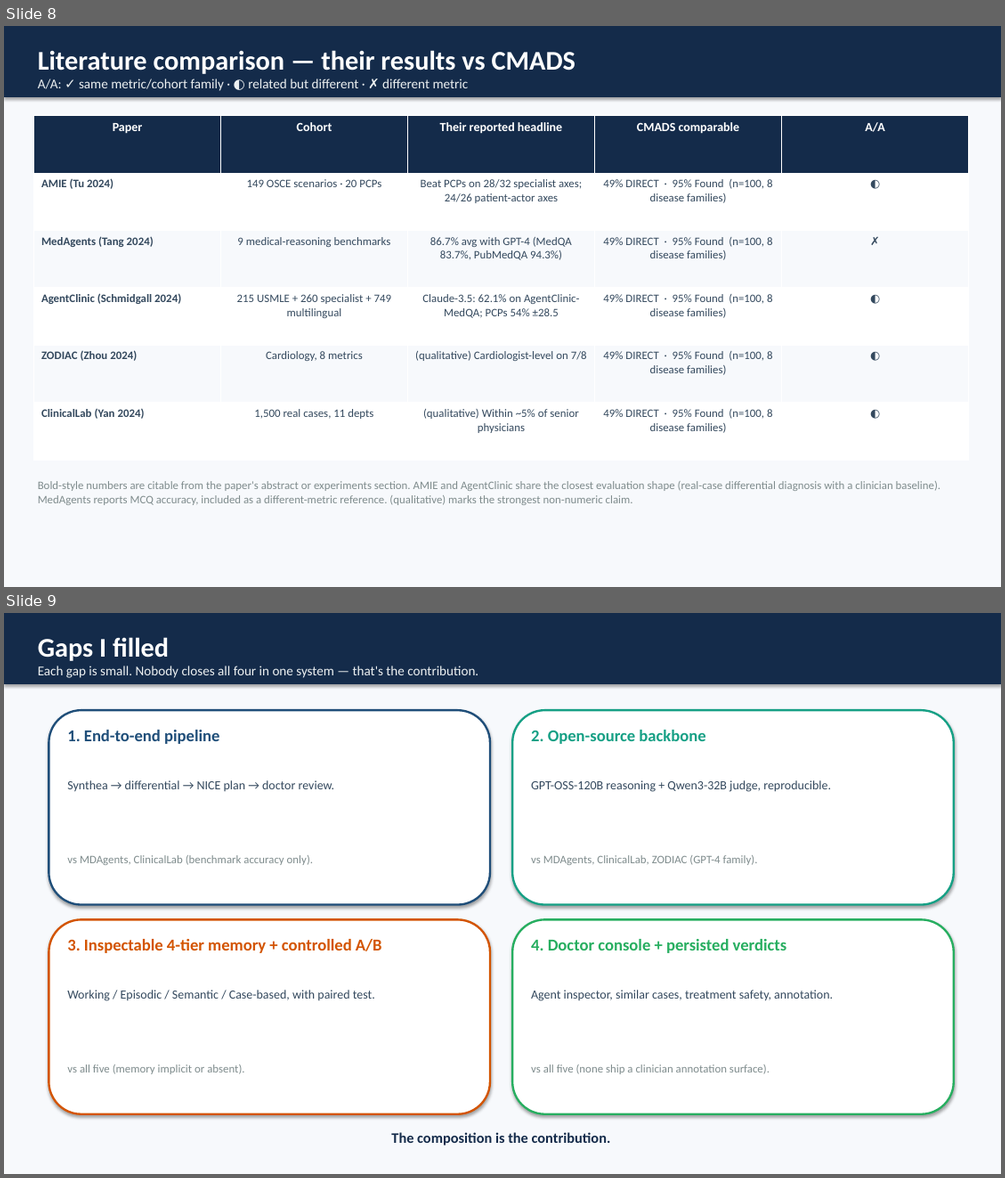
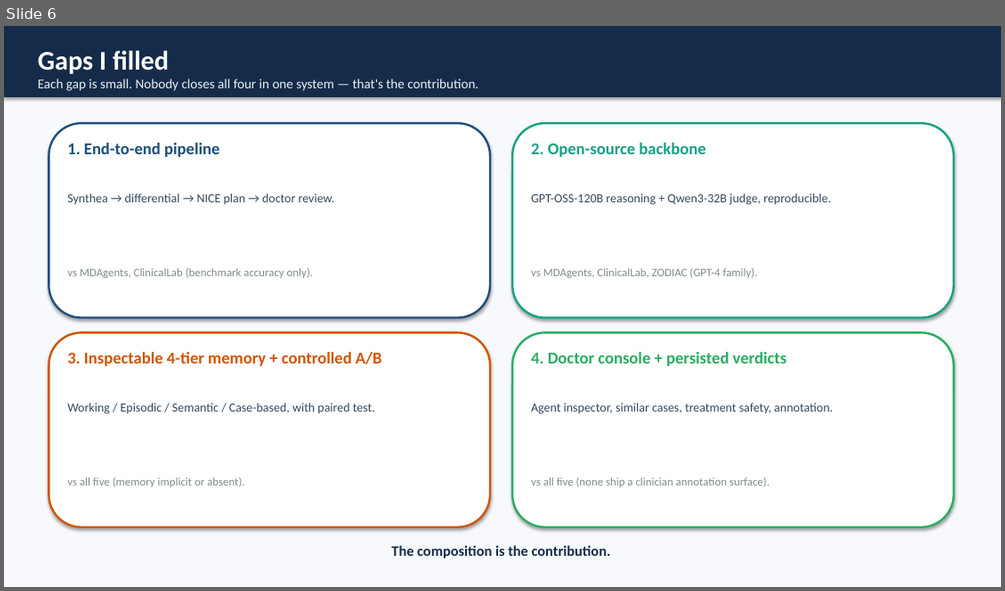
Before and after one commit to abdamin004/CMADS, a slide deck: docs/results_presentation/CMADS_Results_Presentation.pptx. Shown one above the other, each under a label of ours: slides 8 and 9 before the commit, slide 6 after it. The pictures are 1005x1178 and 1005x591 pixels, drawn with LibreOffice and Linux fonts; fonts in the diff are those of the drawing. Boxes give left, top, right and bottom in pixels: in the first picture for what was removed or moved away, otherwise in the second. Text is boxed around its words. In the diff, an @@ line names an element or a change of style, - is before the commit and + after.

```diff
--- a/docs/results_presentation/CMADS_Results_Presentation.pptx
+++ b/docs/results_presentation/CMADS_Results_Presentation.pptx
@@ slide 8 removed at <box>4,26,1001,587</box>, background #FFFFFF @@
@@ rectangle removed at <box>4,26,1001,587</box> @@
@@ rectangle removed at <box>4,26,1001,97</box> @@
@@ text removed at <box>38,50,575,91</box> @@
-Literature comparison — their results vs CMADS
-A/A: ✓ same metric/cohort family · ◐ related but different · ✗ different metric
@@ table removed at <box>34,116,969,459</box>, 6 rows, 5 columns @@
-Paper | Cohort | Their reported headline | CMADS comparable | A/A
-AMIE (Tu 2024) | 149 OSCE scenarios · 20 PCPs | Beat PCPs on 28/32 specialist axes; 24/26 patient-actor axes | 49% DIRECT · 95% Found (n=100, 8 disease families) | ◐
-MedAgents (Tang 2024) | 9 medical-reasoning benchmarks | 86.7% avg with GPT-4 (MedQA 83.7%, PubMedQA 94.3%) | 49% DIRECT · 95% Found (n=100, 8 disease families) | ✗
-AgentClinic (Schmidgall 2024) | 215 USMLE + 260 specialist + 749 multilingual | Claude-3.5: 62.1% on AgentClinic-MedQA; PCPs 54% ±28.5 | 49% DIRECT · 95% Found (n=100, 8 disease families) | ◐
-ZODIAC (Zhou 2024) | Cardiology, 8 metrics | (qualitative) Cardiologist-level on 7/8 | 49% DIRECT · 95% Found (n=100, 8 disease families) | ◐
-ClinicalLab (Yan 2024) | 1,500 real cases, 11 depts | (qualitative) Within ~5% of senior physicians | 49% DIRECT · 95% Found (n=100, 8 disease families) | ◐
@@ text removed at <box>38,481,941,505</box> @@
-Bold-style numbers are citable from the paper's abstract or experiments section. AMIE and AgentClinic share the closest evaluation shape (real-case differential diagnosis with a clinician baseline). MedAgents reports MCQ accuracy, included as a different-metric reference. (qualitative) marks the strongest non-numeric claim.
@@ what was slide 9 is now slide 6 @@
```
Also in this commit, not shown: 1 slide changed, 2 slides added, 4 other slides removed, 7 other files.
